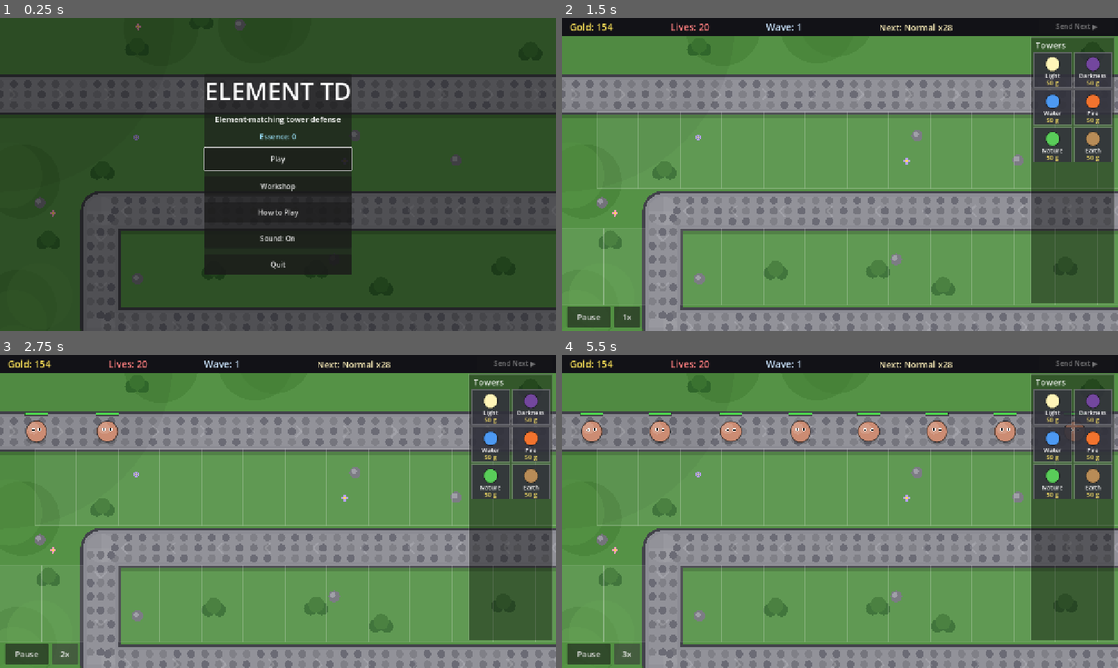
Above: before the commit, frames 1-4 (two rows, left to right).
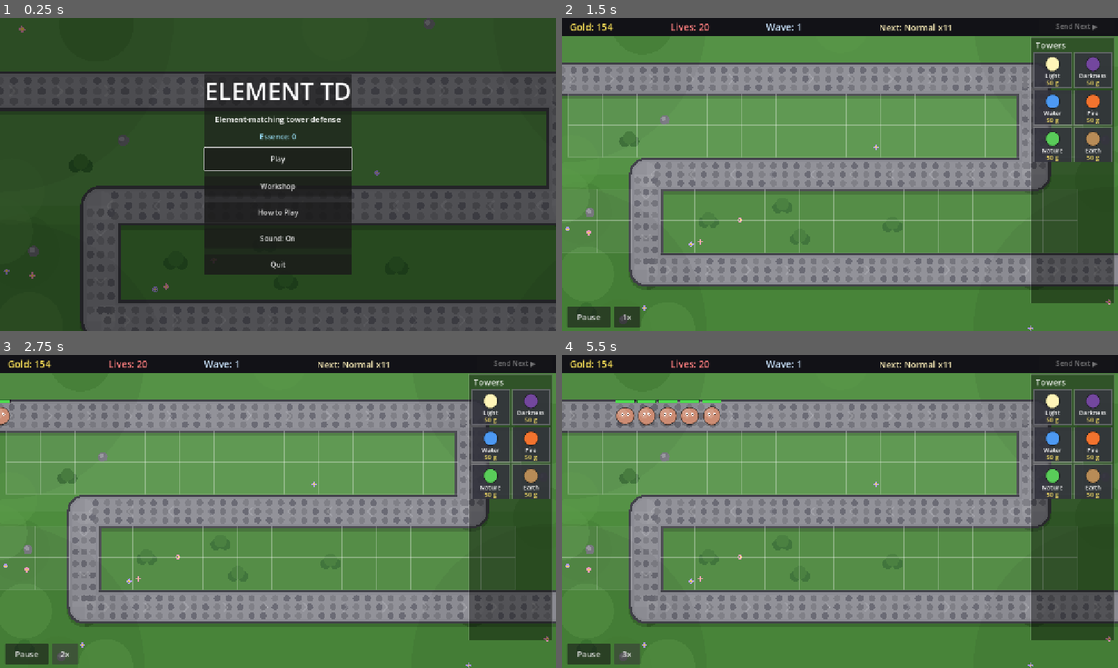
Above: after the commit, the same moments.

Repository: acansahin/godot-tower-defense-
Game: Godot game, scene res://scenes/Menu.tscn
The game is run twice, just before and just after one commit, with the same random seed, the same clock (stepped at 60 frames per second) and the same inputs.
Inputs:
- Up to frame 1 (0.25 s): no input
- Up to frame 2 (1.5 s): click "Play" at 0.5 s; click "Send Next ▶" at 1.25 s
- Up to frame 3 (2.75 s): click "1x" at 2 s
- Up to frame 4 (5.5 s): click "2x" at 2.75 s; click "3x" at 3.5 s; click "1x" at 4.25 s; click "2x" at 5 s

The runs differ from the first frame. In frame 1, 9.3% of the frame differs, in the area x 0-100%, y 0-100%; in frame 2, 54%; in frame 3, 54%; in frame 4, 55%, in the area x 0-100%, y 2-100%.

Commit message:
Put the board back on one screen and cap tower reach
Play testing killed the previous commit: the 2560x1440 world fixed Light's
coverage and broke everything around it. Looking at it as a player rather than
as a metric, six things were wrong, and five of them were downstream of the
world being four screens.

  1. A quarter of the board visible at a time. Even at the furthest zoom that
     keeps a usable touch target (0.70, cells at 34 CSS px) it is 51% -- seeing
     it all needs 0.50, where a cell is 24 CSS px and cannot be tapped.
  2. Leaks were invisible. A leak gives a shake and a sound, and on four screens
     you are usually looking somewhere else, so lives vanished without a cause.
  3. Wave 1 took 72 seconds: the map's flat 28 enemies at 0.9s apart spend 25
     seconds spawning before anything can be killed.
  4. The map's bounty pays ONE gold a kill until wave 5. Against 50-gold towers
     the first five waves bought three towers between them.
  5. 196 cells against an economy that affords 18 by wave 10 -- a board that is
     mostly empty forever, and mostly empty space to scroll through.
  6. Light and Darkness are strictly better: equal DPS at four times the range.

--dump-board settled the geometry: NO world small enough to fit one screen keeps
a faithful 700px Light under 75% coverage (1280x720 -> 93%, 1536x864 -> 88%,
1707x960 -> 89%, all two towers). Range and one-screen play cannot both be had,
so the range gives.

  - World back to 1536x864, three legs, 56 cells, and the camera now frames all
    of it at one zoom. No panning, so (1), (2) and (5) go away together.
  - Balance.MAX_TOWER_RANGE = 380. The only unfaithful number in the port, and
    it sits in Balance rather than TOWER_DEFS on purpose: the defs still carry
    the map's real 2000, and this says what our board can afford to honour. It
    also catches the longest duals, which have the same problem. Light now
    watches 41% and needs 4 towers, against Fire's 12% and 16.
  - Count ramps 9 + 1.2n to the map's 28 rather than starting there; wave 1 is
    54s instead of 72s.
  - Bounty gains a flat +3. The map's exponential shape is untouched and takes
    over around wave 8; the floor just stops the opening being dead.
  - Speed retuned to 90 + 9n for the shorter road, keeping a ~45s crossing.

The economy now fills the board around wave 15 and turns to upgrades after,
which is the shape it should have had. --fill-board lands at 53-60 across three
seeded runs, against 56-64 on the big board and 62-68 before that.

--dump-board had a bug this exposed: it computed range without the cap, so it
reported a board nobody plays on. It now uses the same expression as Tower.

Co-Authored-By: Claude Opus 5 <noreply@anthropic.com>

Diff:
--- a/godottowerdefense/scripts/balance.gd
+++ b/godottowerdefense/scripts/balance.gd
@@ -51,12 +51,28 @@
 ## Warcraft III distance -> our pixels. The map's ranges are 500 (Fire), 750 (Water,
 ## Nature, Earth) and 2000 (Light, Darkness); one scale keeps those ratios exact.
 ##
-## 0.35 puts Water/Nature/Earth at 262px, which is where our four towers already sat,
-## so the familiar elements do not move. It also puts Light and Darkness at 700px —
-## more than half the board. That is faithful (they are the long-range elements and
-## pay for it in cadence) but it is the single biggest playability unknown in the
-## port; measure it with --fill-board before tuning anything else.
+## 0.35 puts Water/Nature/Earth at 262px, which is where our four towers already sat, so
+## the familiar elements do not move. Fire lands at 175px — short, which is its identity.
+## Light and Darkness would land at 700px; MAX_TOWER_RANGE below is what stops them.
 const WC3_RANGE_SCALE := 0.35
+
+## Hard ceiling on a tower's reach, in pixels. THE ONE PLACE THE PORT IS NOT FAITHFUL
+## about a number, and it is here rather than in TOWER_DEFS on purpose: the definitions
+## keep the map's real 2000, and this says what our board can afford to honour.
+##
+## Light and Darkness reach 2000 WC3 units, four times Fire. On the original's very large
+## boards that is a trade; on any board small enough to fit a phone screen it is free
+## power, because the six elements sit at nearly equal DPS. `--dump-board` measured a
+## faithful 700px Light watching 88-93% of the road and covering the whole map with TWO
+## towers on every world size that fits on one screen — 1280x720, 1536x864, 1707x960 alike.
+## Growing the world until it was fair took four screens and broke the game to fix a
+## statistic, so the reach is capped instead.
+##
+## 380 was chosen by measurement, not feel: it puts the longest towers at 41% of the road
+## and four towers to cover it, next to Fire's 12% and sixteen. It also catches the
+## longest duals (Poison, Tech and Moon reach 481px uncapped), which face the same problem
+## for the same reason.
+const MAX_TOWER_RANGE := 380.0
 
 ## Gold cost of upgrading a tower from `level` to `level + 1`.
 ## `build_cost` is ignored: in the map every element shares one cost ladder regardless
@@ -107,24 +123,30 @@
 ## selector: 50% on the easiest setting, +12.5 points per step. We have no difficulty
 ## screen, so this is the dial that stands in for one.
 const CREEP_HP_PERCENT := 1.0
-## Enemy speed is tied to the LENGTH OF THE ROAD, not to anything in the source map.
-## Both numbers went up 4x when the world grew to 2560x1440 and the road went from 3296px
-## to 12304px: at the old 60 + 6n an enemy needed 186 seconds — over three minutes — to
-## walk wave 1 from end to end, and the game crawled. 240 + 24n restores the old ~50s
-## crossing, and because road length and speed rose together each tower still gets about
-## the same number of seconds of fire per enemy, so the balance carries over.
-##
-## If the road length changes again, these move with it or the pacing breaks silently —
-## nothing else in the game reads the road's total length.
-const BASE_SPEED_FLAT := 240.0
-const BASE_SPEED_LINEAR := 24.0
-## Enemies per wave. The map spawns `16 + difficulty * 3` and does NOT grow the count
-## with the level — every wave from 1 to 60 is the same size, and all the difficulty
-## lives in the hit-point curve. Ours was `5 + 2.5 * wave`, which is why late waves
-## used to be long rather than hard.
-const BASE_COUNT_FLAT := 28
-## Gold per kill: `max(wave / 3, 1.10^(wave-1))`. The exponential overtakes the linear
-## floor at wave 5 and is the whole economy after that.
+## Enemy speed is tied to the LENGTH OF THE ROAD, not to anything in the source map, and
+## nothing else in the game reads that length — so if the road changes, these move with it
+## or the pacing breaks silently. The road is 4496px; 90 + 9n gives a wave-1 crossing of
+## about 45 seconds, which is the pace the game was tuned at before the world moved.
+const BASE_SPEED_FLAT := 90.0
+const BASE_SPEED_LINEAR := 9.0
+## Enemies per wave. The map spawns a FLAT `16 + difficulty * 3` and never grows it — all
+## of its difficulty is in the hit-point curve. Faithful, and unplayable as an opening: 28
+## enemies at 0.9s apart means wave 1 spends 25 seconds just spawning before anything can
+## even be killed, and the first five waves took five and a half minutes to deliver almost
+## no progression.
+##
+## So the count ramps to the map's number instead of starting there. Wave 1 is 9 enemies
+## and wave 17 onwards is the full 28, which keeps the map's late-game shape while giving
+## the opening a pace a phone session can absorb.
+const BASE_COUNT_FLAT := 9
+const BASE_COUNT_LINEAR := 1.2
+const BASE_COUNT_MAX := 28
+## Gold per kill: the map's `max(wave / 3, 1.10^(wave-1))`, plus a flat floor of ours.
+##
+## The exponential is right for the long game but pays ONE gold a kill until wave 5, which
+## against a 50-gold tower meant the first five waves bought about three towers between
+## them — the board sat empty and nothing the player did seemed to matter. REWARD_FLAT
+## lifts the opening without touching the curve that takes over from wave 8 or so.
 const BOUNTY_GROWTH := 1.10
 const REWARD_FLAT := 3
 const SPAWN_INTERVAL_START := 0.9
@@ -149,11 +171,11 @@
 func wave_speed(wave: int) -> float:
 	return BASE_SPEED_FLAT + wave * BASE_SPEED_LINEAR
 
-func wave_count(_wave: int) -> int:
-	return BASE_COUNT_FLAT
+func wave_count(wave: int) -> int:
+	return mini(BASE_COUNT_MAX, BASE_COUNT_FLAT + int(float(wave) * BASE_COUNT_LINEAR))
 
 func wave_reward(wave: int) -> int:
-	return int(maxf(float(wave) / 3.0, pow(BOUNTY_GROWTH, wave - 1)))
+	return REWARD_FLAT + int(maxf(float(wave) / 3.0, pow(BOUNTY_GROWTH, wave - 1)))
 
 func spawn_interval(wave: int) -> float:
 	return maxf(SPAWN_INTERVAL_MIN, SPAWN_INTERVAL_START - wave * SPAWN_INTERVAL_DECAY)
--- a/godottowerdefense/scripts/game.gd
+++ b/godottowerdefense/scripts/game.gd
@@ -20,42 +20,39 @@
 ## The design viewport — what the player can see at once. UI (the choice screen, the
 ## Workshop) is drawn against this; the WORLD is bigger and the camera pans across it.
 const SCREEN_SIZE := Vector2(1280, 720)
-## The playable world. Twice the viewport in each direction, so the camera shows a quarter
-## of it and Main clamps panning to these bounds.
+## The playable world. Sized so the WHOLE board fits on screen at one zoom — the camera
+## never pans, because a tower defense you have to scroll is a tower defense where you
+## cannot see the leak that just cost you a life.
 ##
-## Sized by measurement, not taste. Tower ranges are the source map's (Light and Darkness
-## reach 700px) and that map's boards are far larger than a phone screen. On the old
-## 1280x720 world `--dump-board` measured ONE Light tower watching 92% of the road and two
-## covering the whole map, with the median cell at 87% — there was no placement decision
-## left for half the roster. Folding the path tighter made it worse (a big circle catches
-## more folds) and shrinking the range scale broke Fire long before it fixed Light, so the
-## box itself had to grow. At 2560x1440 Light watches 48% and needs 4 towers for the road.
-const WORLD_SIZE := Vector2(2560, 1440)
+## This was 2560x1440 for exactly one commit. That size came from optimising a single
+## number (Light watched 92% of the road on the old board, so the box grew until it did
+## not) and it broke the game to fix a statistic: a quarter of the world visible at a
+## time, leaks happening off-screen, 196 cells against an economy that pays for 18 by
+## wave 10. `--dump-board` says no world small enough to fit on one screen can bring a
+## faithful 700px range under 75% coverage, so the range is capped instead — see
+## Balance.MAX_TOWER_RANGE. Geometry could not solve both; this is the half worth keeping.
+const WORLD_SIZE := Vector2(1536, 864)
 
 # Waypoints that define the S-shaped road. Enemies walk these in order.
 # First point is off-screen left (spawn), last is off-screen right (exit).
 #
-# A five-leg serpentine across the 2560x1440 world: legs at y = 176 / 444 / 712 /
-# 980 / 1248, joined by alternating bends at x = 232 and 2328. 12304px of road.
+# A three-leg serpentine across the 1536x864 world: legs at y = 168 / 432 / 696,
+# joined by alternating bends at x = 232 and 1304. 4496px of road, 56 buildable cells.
 #
 # The bend x's are exact and matter: each is placed so that TWO columns of cells fit
 # on the narrow outer side of the turn instead of one. Cells tile outward from a bend
 # at ROAD_HALF + CELL_WIDTH*0.5 = 88 and then step by 96, and grid.gd drops any that
 # would fall off the board, so the second column lands exactly on the boundary — 232
-# puts it at 48, whose left edge is 0; 2328 puts it at 2512, whose right edge is 2560.
+# puts it at 48, whose left edge is 0; 1304 puts it at 1488, whose right edge is 1536.
 # Move either bend 8px the wrong way and that outer column silently disappears.
 const PATH: Array = [
-	Vector2(-144, 176),
-	Vector2(2328, 176),
-	Vector2(2328, 444),
-	Vector2(232, 444),
-	Vector2(232, 712),
-	Vector2(2328, 712),
-	Vector2(2328, 980),
-	Vector2(232, 980),
-	Vector2(232, 1248),
-	Vector2(2328, 1248),
-	Vector2(2704, 1248),
+	Vector2(-144, 168),
+	Vector2(1304, 168),
+	Vector2(1304, 432),
+	Vector2(232, 432),
+	Vector2(232, 696),
+	Vector2(1304, 696),
+	Vector2(1680, 696),
 ]
 
 # Grid placement: towers snap to cells drawn faintly on the grass, flush against
@@ -76,31 +73,29 @@
 ## the screen, so the grid stops short of it — otherwise cells sit under the panel
 ## where they cannot be seen and (because the panel eats the click) the towers on
 ## them could never be upgraded or sold.
-const PLAY_RIGHT := 2512.0
+const PLAY_RIGHT := 1488.0
 
 # Build-grid rows as Vector2(centre_y, cell_height). Two rows fill the gap between
-# each pair of horizontal legs, giving 196 buildable cells.
+# each pair of horizontal legs, giving 56 buildable cells.
 #
 # The pairing is the whole point: a bend's vertical leg runs from one horizontal road
 # to the next, so the number of rows it passes is the number of cells you get down the
 # narrow outer side of that turn. One row per gap gave a 2x1 corner; two gives 2x2.
 #
-# Legs are 268 apart, which leaves 188 of grass between two road edges — two 88px rows
-# and 12px of slack. Rows stay 88 rather than 96 tall because the height buys the slack
+# Legs are 264 apart, which leaves 184 of grass between two road edges — two 88px rows
+# and 8px of slack. Rows stay 88 rather than 96 tall because the height buys the slack
 # and the width is what carries the tap target: a 96px-wide cell is still ~48 CSS px on
 # a phone. The HUD no longer constrains this the way it did on the old one-screen board;
-# the camera pans, so nothing is permanently trapped under a bar.
+# the whole world is on screen at once, so nothing is trapped under a bar.
 const GRID_ROWS: Array = [
-	Vector2(260.0, 88.0), Vector2(348.0, 88.0),    # between legs 1 and 2
-	Vector2(528.0, 88.0), Vector2(616.0, 88.0),    # 2 and 3
-	Vector2(796.0, 88.0), Vector2(884.0, 88.0),    # 3 and 4
-	Vector2(1064.0, 88.0), Vector2(1152.0, 88.0),  # 4 and 5
+	Vector2(252.0, 88.0), Vector2(340.0, 88.0),  # between legs 1 and 2
+	Vector2(516.0, 88.0), Vector2(604.0, 88.0),  # between legs 2 and 3
 ]
 ## Column bounds for a row NO vertical road crosses. Every row in the current layout is
 ## crossed by a bend and so tiles outward from it instead; these stay for a row placed
 ## clear of both bends.
 const GRID_COL_START := 64.0     ## First column centre.
-const GRID_COL_END := 2464.0     ## Last column centre (= PLAY_RIGHT - CELL_WIDTH * 0.5).
+const GRID_COL_END := 1440.0     ## Last column centre (= PLAY_RIGHT - CELL_WIDTH * 0.5).
 
 # START_GOLD / START_LIVES moved to the Balance autoload with the rest of the economy —
 # see scripts/balance.gd. This file keeps the map geometry and the data tables.
--- a/godottowerdefense/scripts/main.gd
+++ b/godottowerdefense/scripts/main.gd
@@ -22,10 +22,6 @@
 var _hovered: Tower = null   ## Tower under the mouse, drawn with a clear range ring.
 var _shake: float = 0.0      ## Current camera shake magnitude in px; decays to 0.
 var _auto_pick: bool = false ## Harness only (--fill-board): auto-resolve upgrade choices.
-## Camera drag. The world is four screens, so the player has to be able to move around it;
-## a press that lands on a tower acts on that tower, anything else starts a pan, so panning
-## never competes with tap-to-upgrade.
-var _panning: bool = false
 
 func _ready() -> void:
 	get_tree().paused = false
@@ -60,13 +56,13 @@
 	wave_manager.choice_due.connect(_on_choice_due)
 	upgrade_choice.chosen.connect(_on_upgrade_chosen)
 
-	# Clamp the camera to the world. Godot keeps the VISIBLE RECT inside these, so the
-	# player can never scroll past the edge into empty space — no manual clamping needed,
-	# and nothing to keep in sync if the world changes size.
-	camera.limit_left = 0
-	camera.limit_top = 0
-	camera.limit_right = int(Game.WORLD_SIZE.x)
-	camera.limit_bottom = int(Game.WORLD_SIZE.y)
+	# Frame the WHOLE world, once. There is no panning: a tower defense you have to scroll
+	# is one where the leak that just cost you a life happened somewhere you were not
+	# looking. The world is a 16:9 box like the viewport, so a single zoom fits it exactly
+	# on both axes with nothing cropped and no letterboxing.
+	camera.position = Game.WORLD_SIZE * 0.5
+	camera.zoom = Vector2.ONE * minf(Game.SCREEN_SIZE.x / Game.WORLD_SIZE.x,
+			Game.SCREEN_SIZE.y / Game.WORLD_SIZE.y)
 
 	wave_manager.enemies_root = enemies_root
 	wave_manager.start(run_seed)
@@ -333,7 +329,10 @@
 	print("  %-10s %7s %8s %8s  %s" % ["element", "range", "best 1", "median", "cover 95%"])
 	for tid in Game.TOWER_ORDER:
 		var def: Dictionary = Game.TOWER_DEFS[String(tid)]
-		var r: float = float(def.get("range", 0.0)) * Balance.WC3_RANGE_SCALE
+		# Same formula as Tower._recompute, cap included — a harness that measured the
+		# uncapped range would report a board nobody plays on.
+		var r: float = minf(float(def.get("range", 0.0)) * Balance.WC3_RANGE_SCALE,
+				Balance.MAX_TOWER_RANGE)
 		var r_sq := r * r
 		# Which samples each cell can see. Built once, then reused for both statistics.
 		var seen: Array[PackedInt32Array] = []
@@ -513,19 +512,10 @@
 ## motion instead highlights whichever tower is under the cursor.
 func _input(event: InputEvent) -> void:
 	if event is InputEventMouseMotion:
-		if _panning:
-			# Screen delta IS world delta: the camera is never zoomed. Dragging pulls the
-			# world under the finger, so the camera moves the opposite way.
-			camera.position -= (event as InputEventMouseMotion).relative
-			return
 		if _drag_kind == "":
 			_update_hover(get_global_mouse_position())
 		else:
 			_update_ghost(get_global_mouse_position())
-		return
-	if _panning and event is InputEventMouseButton \
-			and event.button_index == MOUSE_BUTTON_LEFT and not event.pressed:
-		_panning = false
 		return
 	if _drag_kind == "":
 		return
@@ -560,7 +550,8 @@
 	# TOWER_DEFS stores range in Warcraft III units — scale to pixels, exactly as
 	# tower.gd's _recompute does, or the ghost circle lies about the tower's reach.
 	preview.show_at(cell, _cell_is_free(center) and Game.gold >= _cost(_drag_kind),
-			d.get("range", 160.0) * Balance.WC3_RANGE_SCALE, d.get("color", Color.WHITE))
+			minf(d.get("range", 160.0) * Balance.WC3_RANGE_SCALE, Balance.MAX_TOWER_RANGE),
+			d.get("color", Color.WHITE))
 
 func _drop(world_pos: Vector2) -> void:
 	var kind := _drag_kind
@@ -615,11 +606,10 @@
 		return
 	var world := get_global_mouse_position()
 	var cell: Rect2 = grid.snap(world)
-	var tower: Tower = null if cell.size == Vector2.ZERO \
-			else _tower_on_cell(cell.get_center())
+	if cell.size == Vector2.ZERO:
+		return
+	var tower := _tower_on_cell(cell.get_center())
 	if tower == null:
-		# Bare ground or an empty cell: this press is a camera drag, not an action.
-		_panning = true
 		return
 	if tower.is_sell_hit(world):
 		_sell_tower(tower)
--- a/godottowerdefense/scripts/tower.gd
+++ b/godottowerdefense/scripts/tower.gd
@@ -171,7 +171,8 @@
 	damage = _def.get("damage", 8.0)
 	# TOWER_DEFS stores range in Warcraft III units; this is the one place (with main.gd's
 	# build preview) that turns them into board pixels.
-	tower_range = _def.get("range", 160.0) * Balance.WC3_RANGE_SCALE
+	tower_range = minf(_def.get("range", 160.0) * Balance.WC3_RANGE_SCALE,
+			Balance.MAX_TOWER_RANGE)
 	fire_interval = _def.get("interval", 0.5)
 	poison_dps = _def.get("poison_dps", 0.0)
 	poison_time = _def.get("poison_time", 0.0)
Not shown, changed: CLAUDE.md
Not shown, changed: godottowerdefense/README.md
Not shown, changed: godottowerdefense/docs/element-td-data.md
